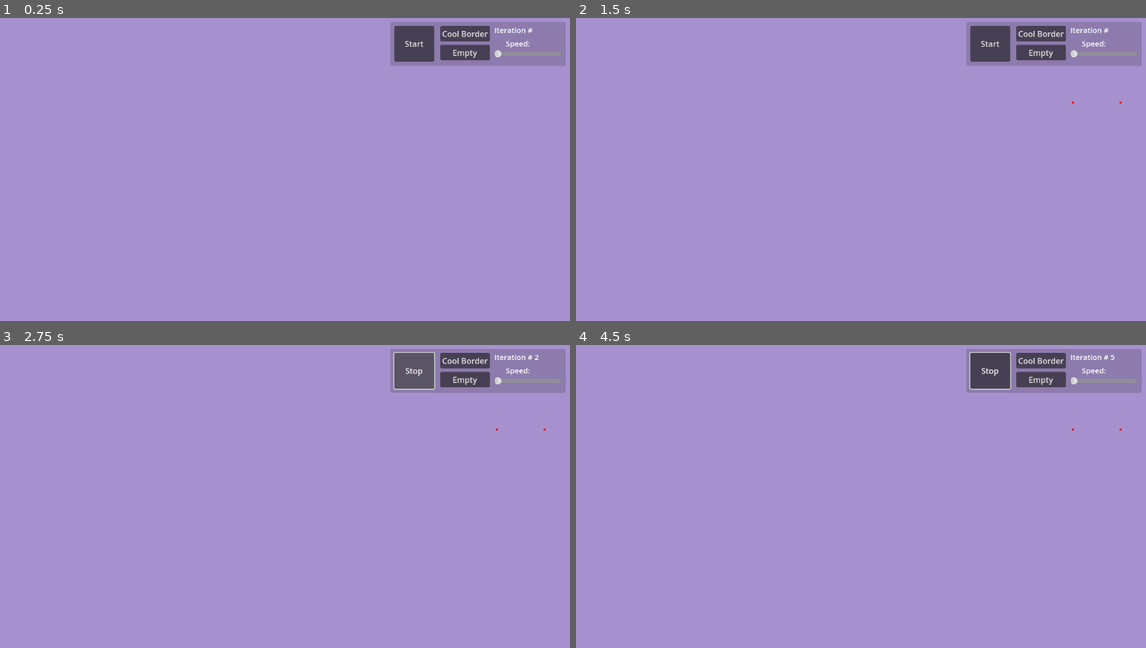
Above: before the commit, frames 1-4 (two rows, left to right).
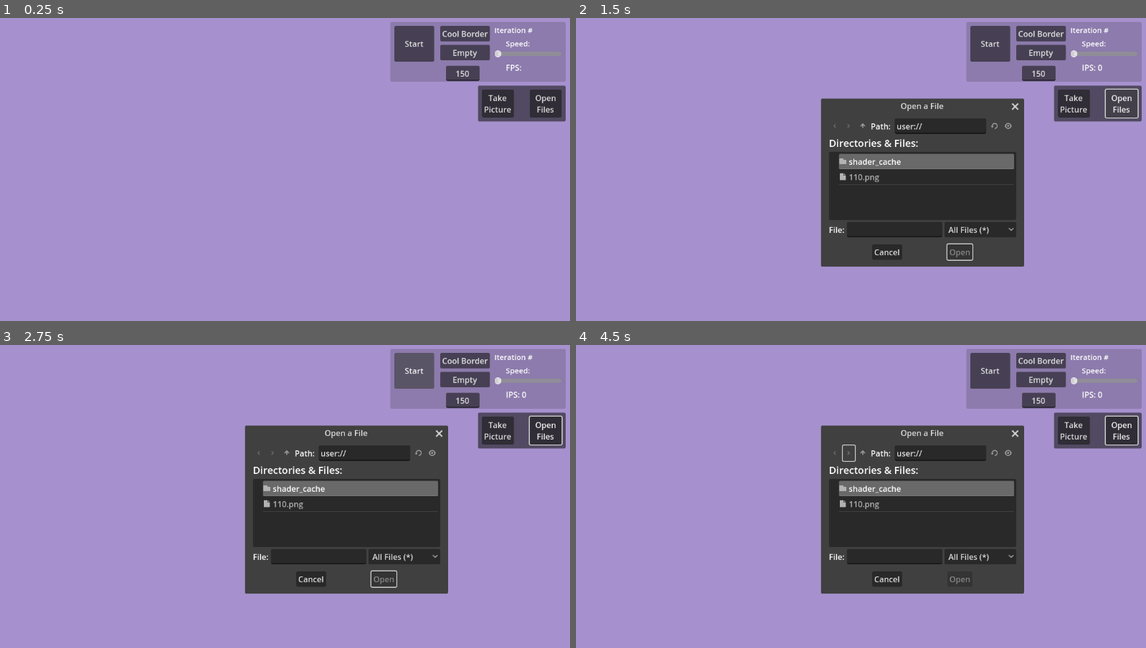
Above: after the commit, the same moments.

Repository: franticsauce/GodotGameOfLife
Game: Godot game, scene res://Universe.tscn
Two runs of this game, one before a commit and one after it. Both use one fixed random seed, a clock stepped at 60 frames per second and the inputs below.
Inputs (mouse positions are in pixels of both pictures, inside the frame that each line leads up to):
- Up to frame 1 (0.25 s): no input
- Up to frame 2 (1.5 s): click (1071, 102) at 0.5 s, where only the run after the commit has a clickable "Take Picture"; click (1123, 102) at 1.25 s, where only the run after the commit has a clickable "Open Files"
- Up to frame 3 (2.75 s): click "Start" at 2 s
- Up to frame 4 (4.5 s): click "Stop" (after the commit: "Start") at 2.75 s; click "Start" at 3.5 s; click (849, 454) at 4.27 s

The runs differ from the first frame. In frame 1, 3.5% of the frame differs, in the area x 68-100%, y 15-35%; in frame 2, 23%; in frame 3, 23%, in the area x 42-100%, y 2-83%; in frame 4, 23%.

Commit message:
Add files via upload

Diff:
--- a/Global.gd
+++ b/Global.gd
@@ -1,6 +1,8 @@
 extends Node
 
 var start_with_cool_border = false
+var world_x = 150
+var world_y = 150
 # Called when the node enters the scene tree for the first time.
 func _ready():
 	pass # Replace with function body.
--- a/Universe.gd
+++ b/Universe.gd
@@ -1,66 +1,195 @@
 extends Node2D
 
-var world_x = 150
-var world_y = 150
 var tile_map
+var tile_map2
 var storage_dict = {}
+var storage_dict2 = {}
 var iterations = 0
+var total_iterations = 0
 var iteration_label
 var mouse_on_button = false
-# Called when the node enters the scene tree for the first time.
+var step_timer
+var ips = 0
+var ips_timer
+var ips_label
+var thread : Thread
+var clear_thread : Thread
+var world_y = Global.world_y
+var world_x = Global.world_x
+var mean_snag = 0
+var mean_snag_count = 0
+
 func _ready():
-	var center_tile = Vector2i(world_x / 2, world_y / 2)
+	var path = ProjectSettings.globalize_path("user://")
+	randomize()
+	var center_tile = Vector2i(Global.world_x / 2, Global.world_y / 2)
 	var center_coord = $TileMap.map_to_local(center_tile)
-	print(center_coord)
 	$Camera2D.position = center_coord
+	ips_label = $CanvasLayer/FPSLabel
+	ips_timer = $IPSTimer
 	tile_map = $TileMap
+	tile_map2 = $TileMap
 	iteration_label = $CanvasLayer/IterationLabel
+	step_timer = $StepTimer
+	var setup_cursor = Vector2i.ZERO
+	$CanvasLayer/SizeField.text = str(Global.world_x)
 	var cursor = Vector2i.ZERO
 	if Global.start_with_cool_border == true:
 		draw_cool_border()
 
-func draw_cool_border():
-	#set the border
-	var border_cursor = Vector2i.ZERO
-	#top border
-	for x in world_x:
-		tile_map.set_cell(0,Vector2i(x, 1), 0, Vector2i.ZERO, 0)
-	#left border
-	for y in world_y:
-		tile_map.set_cell(0,Vector2i(1, y), 0, Vector2i.ZERO, 0)
-	#bottom border
-	for x in world_x:
-		tile_map.set_cell(0,Vector2i(x, world_y-1), 0, Vector2i.ZERO, 0)
-	#right border
-	for y in world_y:
-		tile_map.set_cell(0,Vector2i(world_x-1, y), 0, Vector2i.ZERO, 0)
-# Called every frame. 'delta' is the elapsed time since the previous frame.
+func _on_step_timer_timeout():
+#	check_cells() #first version, unthreaded, slightly slower
+	check_cells_threaded() #best method so far.
+#	check_cells_crispy() # the well written check loop that runs at half speed compared to the shitty one
+	clear_cells()
+
+func check_cells_threaded():
+	iterations += 1
+	total_iterations += 1
+	iteration_label.text = "Iteration # " + str(total_iterations)
+	#start thread to check bottom half
+	thread_tester()
+	#check top half
+	var step_cursor = Vector2i.ZERO
+	for y in Global.world_y / 2:
+		for x in Global.world_x:
+			#temp neighbor count for this cell. gets set at the end
+			var neighbor_count : int = 0
+			#check top left
+			if tile_map.get_cell_source_id(0, step_cursor + Vector2i(-1, -1), false) != -1:
+				neighbor_count += 1
+			#check top
+			if tile_map.get_cell_source_id(0, step_cursor + Vector2i(0, -1), false) != -1:
+				neighbor_count += 1
+			#check top right
+			if tile_map.get_cell_source_id(0, step_cursor + Vector2i(1, -1), false) != -1:
+				neighbor_count += 1
+			#check right
+			if tile_map.get_cell_source_id(0, step_cursor + Vector2i(1, 0), false) != -1:
+				neighbor_count += 1
+			#check bottom right
+			if tile_map.get_cell_source_id(0, step_cursor + Vector2i(1, 1), false) != -1:
+				neighbor_count += 1
+			#check bottom
+			if tile_map.get_cell_source_id(0, step_cursor + Vector2i(0, 1), false) != -1:
+				neighbor_count += 1
+			#check bottom left
+			if tile_map.get_cell_source_id(0, step_cursor + Vector2i(-1, 1), false) != -1:
+				neighbor_count += 1
+			#check left
+			if tile_map.get_cell_source_id(0, step_cursor + Vector2i(-1, 0), false) != -1:
+				neighbor_count += 1
+			storage_dict[step_cursor] = {"neighbors":neighbor_count}
+			step_cursor.x += 1
+		step_cursor.x = 0
+		step_cursor.y += 1
+
+
+func thread_tester():
+	thread = Thread.new()
+	if thread.is_alive():
+		return
+	thread.start(thread_activity.bind("userdata"), 1)
+
+func thread_activity(userdata):
+	var CODETIME = Time.get_ticks_msec()
+	var thread_cursor = Vector2i(0,(world_y/2))
+	for y in (world_y / 2):
+		for x in world_x:
+			#temp neighbor count for this cell. gets set at the end
+			var neighbor_count2 : int = 0
+			#check top left
+			if tile_map2.get_cell_source_id(0, thread_cursor + Vector2i(-1, -1), false) != -1:
+				neighbor_count2 += 1
+			#check top
+			if tile_map2.get_cell_source_id(0, thread_cursor + Vector2i(0, -1), false) != -1:
+				neighbor_count2 += 1
+			#check top right
+			if tile_map2.get_cell_source_id(0, thread_cursor + Vector2i(1, -1), false) != -1:
+				neighbor_count2 += 1
+			#check right
+			if tile_map2.get_cell_source_id(0, thread_cursor + Vector2i(1, 0), false) != -1:
+				neighbor_count2 += 1
+			#check bottom right
+			if tile_map2.get_cell_source_id(0, thread_cursor + Vector2i(1, 1), false) != -1:
+				neighbor_count2 += 1
+			#check bottom
+			if tile_map2.get_cell_source_id(0, thread_cursor + Vector2i(0, 1), false) != -1:
+				neighbor_count2 += 1
+			#check bottom left
+			if tile_map2.get_cell_source_id(0, thread_cursor + Vector2i(-1, 1), false) != -1:
+				neighbor_count2 += 1
+			#check left
+			if tile_map2.get_cell_source_id(0, thread_cursor + Vector2i(-1, 0), false) != -1:
+				neighbor_count2 += 1
+			storage_dict2[thread_cursor] = {"neighbors":neighbor_count2}
+			thread_cursor.x += 1
+		thread_cursor.x = 0
+		thread_cursor.y += 1
+	mean_snag = mean_snag + Time.get_ticks_msec()-CODETIME
+	mean_snag_count += 1
+	if mean_snag_count >= 100:
+		var new_mean = mean_snag / 100
+		print("Bottom half thread averaging " + str(new_mean) + "ms")
+		mean_snag = 0
+		mean_snag_count = 0
+
+func clear_cells():
+	thread.wait_to_finish()
+#	storage_dict.merge(storage_dict2) - checking everything in one fuction seems to be faster than merging?
+#	clear_bottom_thread() #trying to add a thread to the clearing function would constantly crash after 5-20 iterations
+	var kill_cursor = Vector2i.ZERO
+	var kill_cursor2 = Vector2i(0, (world_y / 2))
+	for y in world_y / 2:
+		for x in world_x:
+			var num_neighbors = storage_dict[kill_cursor].get('neighbors')
+			if tile_map.get_cell_source_id(0, kill_cursor, false) != -1  && num_neighbors < 2:
+				set_cell(false,kill_cursor)
+			elif tile_map.get_cell_source_id(0, kill_cursor, false) != -1  && num_neighbors > 3:
+				set_cell(false,kill_cursor)
+			elif tile_map.get_cell_source_id(0, kill_cursor, false) == -1  && num_neighbors == 3:
+				set_cell(true,kill_cursor)
+			kill_cursor.x += 1
+		kill_cursor.x = 0
+		kill_cursor.y += 1
+	for y in (world_y / 2):
+		for x in world_x:
+			var num_neighbors2 = storage_dict2[kill_cursor2].get('neighbors')
+			if tile_map2.get_cell_source_id(0, kill_cursor2, false) != -1  && num_neighbors2 < 2:
+				set_cell(false, kill_cursor2)
+			elif tile_map2.get_cell_source_id(0, kill_cursor2, false) != -1  && num_neighbors2 > 3:
+				set_cell(false, kill_cursor2)
+			elif tile_map2.get_cell_source_id(0, kill_cursor2, false) == -1  && num_neighbors2 == 3:
+				set_cell(true, kill_cursor2)
+			kill_cursor2.x += 1
+		kill_cursor2.x = 0
+		kill_cursor2.y += 1
+#	clear_thread.wait_to_finish()
+
+func set_cell(is_on, position):
+	if position.x > world_x || position.y > world_y:
+		return
+	if is_on:
+		tile_map.set_cell(0,position, 0, Vector2i.ZERO, 0)
+	elif !is_on:
+		tile_map.set_cell(0,position, -1, Vector2i.ZERO, 0)
+
+func _on_ips_timer_timeout():
+	ips = iterations
+	ips_label.text = "IPS: " + str(ips)
+	iterations = 0
+
 func _physics_process(delta):
-	if Input.is_action_just_pressed("ui_accept"):
-		if $StepTimer.is_stopped():
-			$StepTimer.start()
-#			check_cells()
-#			clear_cells()
-		elif !$StepTimer.is_stopped():
-			$StepTimer.stop()
-	if Input.is_action_just_pressed("click") && mouse_on_button == false:
-		if $StepTimer.is_stopped():
+	if Input.is_action_pressed("click") && mouse_on_button == false:
+		if step_timer.is_stopped():
 			var global_mouse = get_global_mouse_position()
 			var cell_mouse = tile_map.local_to_map(global_mouse)
 			if tile_map.get_cell_tile_data(0,cell_mouse,false) == null:
-				tile_map.set_cell(0,Vector2i(cell_mouse.x, cell_mouse.y), 0, Vector2i.ZERO, 0)
-#				cell_check.set_custom_data("on", true)
+				set_cell(true, cell_mouse)
 				return
 			if tile_map.get_cell_tile_data(0,cell_mouse, false) != null:
-				tile_map.set_cell(0,Vector2i(cell_mouse.x, cell_mouse.y), -1, Vector2i.ZERO, 0)
-#				cell_check.set_custom_data("on", false)
+				set_cell(false, cell_mouse)
 				return
-	if Input.is_action_just_pressed("faster"):
-		$StepTimer.wait_time -= .05
-		$CanvasLayer/SpeedLabel.text = "Speed: "+ str($StepTimer.wait_time)
-	if Input.is_action_just_pressed("slower"):
-		$StepTimer.wait_time += .05
-		$CanvasLayer/SpeedLabel.text = "Speed: "+ str($StepTimer.wait_time)
 
 func _unhandled_input(event):
 	if event is InputEventMouseButton:
@@ -74,99 +203,147 @@
 				$Camera2D.position = get_global_mouse_position()
 			# call the zoom function
 
+# the unused old checking functions
+func check_cells_crispy():
+	#this much more well written check cells function runs at about half the speed as the crusty one
+	iterations += 1
+	total_iterations += 1
+	iteration_label.text = "Iteration # " + str(total_iterations)
+	var step_cursor = Vector2i.ZERO
+	for i in Global.world_y:
+		for o in Global.world_x:
+			var neighbor_count = 0
+			for x in range(-1, 2):
+				for y in range(-1, 2):
+					if not (x == 0 and y == 0):
+						if tile_map.get_cell_source_id(0, step_cursor + Vector2i(x, y), false) != -1:
+							neighbor_count += 1
+					storage_dict[step_cursor] = {"neighbors":neighbor_count}
+			step_cursor.x += 1
+		step_cursor.x = 0
+		step_cursor.y += 1
+
 func check_cells():
 	iterations += 1
-	iteration_label.text = "Iteration # " + str(iterations)
+	total_iterations += 1
+	iteration_label.text = "Iteration # " + str(total_iterations)
 	var step_cursor = Vector2i.ZERO
-	for y in world_y:
-		for x in world_x:
+	for y in Global.world_y:
+		for x in Global.world_x:
 			#temp neighbor count for this cell. gets set at the end
 			var neighbor_count : int = 0
 			#check top left
-			var search_cursor_tl =  step_cursor + Vector2i(-1, -1)
-			if tile_map.get_cell_tile_data(0, search_cursor_tl, false) != null:
+			if tile_map.get_cell_source_id(0, step_cursor + Vector2i(-1, -1), false) != -1:
 				neighbor_count += 1
 			#check top
-			var search_cursor_t =  step_cursor + Vector2i(0, -1)
-			if tile_map.get_cell_tile_data(0, search_cursor_t, false) != null:
+			if tile_map.get_cell_source_id(0, step_cursor + Vector2i(0, -1), false) != -1:
 				neighbor_count += 1
 			#check top right
-			var search_cursor_tr =  step_cursor + Vector2i(1, -1)
-			if tile_map.get_cell_tile_data(0, search_cursor_tr, false) != null:
+			if tile_map.get_cell_source_id(0, step_cursor + Vector2i(1, -1), false) != -1:
 				neighbor_count += 1
 			#check right
-			var search_cursor_r =  step_cursor + Vector2i(1, 0)
-			if tile_map.get_cell_tile_data(0, search_cursor_r, false) != null:
+			if tile_map.get_cell_source_id(0, step_cursor + Vector2i(1, 0), false) != -1:
 				neighbor_count += 1
 			#check bottom right
-			var search_cursor_br =  step_cursor + Vector2i(1, 1)
-			if tile_map.get_cell_tile_data(0, search_cursor_br, false) != null:
+			if tile_map.get_cell_source_id(0, step_cursor + Vector2i(1, 1), false) != -1:
 				neighbor_count += 1
 			#check bottom
-			var search_cursor_b =  step_cursor + Vector2i(0, 1)
-			if tile_map.get_cell_tile_data(0, search_cursor_b, false) != null:
+			if tile_map.get_cell_source_id(0, step_cursor + Vector2i(0, 1), false) != -1:
 				neighbor_count += 1
 			#check bottom left
-			var search_cursor_bl =  step_cursor + Vector2i(-1, 1)
-			if tile_map.get_cell_tile_data(0, search_cursor_bl, false) != null:
+			if tile_map.get_cell_source_id(0, step_cursor + Vector2i(-1, 1), false) != -1:
 				neighbor_count += 1
 			#check left
-			var search_cursor_l =  step_cursor + Vector2i(-1, 0)
-			if tile_map.get_cell_tile_data(0, search_cursor_l, false) != null:
+			if tile_map.get_cell_source_id(0, step_cursor + Vector2i(-1, 0), false) != -1:
 				neighbor_count += 1
 			storage_dict[step_cursor] = {"neighbors":neighbor_count}
 			step_cursor.x += 1
 		step_cursor.x = 0
 		step_cursor.y += 1
 
-func _on_step_timer_timeout():
-	check_cells()
-	clear_cells()
-
-func clear_cells():
-	var kill_cursor = Vector2i.ZERO
-	for y in world_y:
+func draw_cool_border():
+	var border_cursor = Vector2i.ZERO
+	#top border
+	for x in Global.world_x:
+		set_cell(true, Vector2i(x, 1))
+#		tile_map.set_cell(0,Vector2i(x, 1), 0, Vector2i.ZERO, 0)
+	#left border
+	for y in Global.world_y:
+		set_cell(true, Vector2i(1, y))
+#		tile_map.set_cell(0,Vector2i(1, y), 0, Vector2i.ZERO, 0)
+	#bottom border
+	for x in Global.world_x:
+		set_cell(true, Vector2i(x, Global.world_y-1))
+#		tile_map.set_cell(0,Vector2i(x, Global.world_y-1), 0, Vector2i.ZERO, 0)
+	#right border
+	for y in Global.world_y:
+		set_cell(true, Vector2i(Global.world_x-1, y))
+#		tile_map.set_cell(0,Vector2i(Global.world_x-1, y), 0, Vector2i.ZERO, 0)
+
+#--- these are the fuctions for the threading of the clearing method, didn't work.
+func clear_bottom_thread():
+	clear_thread = Thread.new()
+	if clear_thread.is_alive():
+		return
+	clear_thread.start(clear_cells_bottom.bind("funky"), 1)
+
+func clear_cells_bottom(userdata):
+	var kill_cursor2 = Vector2i(0, (world_y / 2) + 1)
+	for y in (world_y / 2):
 		for x in world_x:
-			var num_neighbors = storage_dict[kill_cursor].get('neighbors')
-			if $TileMap.get_cell_tile_data(0,kill_cursor, false) != null  && num_neighbors < 2:
-				tile_map.set_cell(0,kill_cursor, -1, Vector2i.ZERO,0)
-			elif $TileMap.get_cell_tile_data(0,kill_cursor, false) != null  && num_neighbors > 3:
-				tile_map.set_cell(0,kill_cursor, -1, Vector2i.ZERO,0)
-			elif $TileMap.get_cell_tile_data(0,kill_cursor, false) == null  && num_neighbors == 3:
-				tile_map.set_cell(0,kill_cursor, 0, Vector2i.ZERO,0)
-			kill_cursor.x += 1
-		kill_cursor.x = 0
-		kill_cursor.y += 1
-	storage_dict.clear()
-
-
-
+			var num_neighbors2 = storage_dict2[kill_cursor2].get('neighbors')
+			if tile_map2.get_cell_source_id(0, kill_cursor2, false) != -1  && num_neighbors2 < 2:
+				set_cell(false, kill_cursor2)
+			elif tile_map2.get_cell_source_id(0, kill_cursor2, false) != -1  && num_neighbors2 > 3:
+				set_cell(false, kill_cursor2)
+			elif tile_map2.get_cell_source_id(0, kill_cursor2, false) == -1  && num_neighbors2 == 3:
+				set_cell(true, kill_cursor2)
+			kill_cursor2.x += 1
+		kill_cursor2.x = 0
+		kill_cursor2.y += 1
+
+
+# UI stuff
 func _on_border_button_pressed():
 	Global.start_with_cool_border = true
 	get_tree().reload_current_scene()
 
-
 func _on_empty_button_pressed():
 	Global.start_with_cool_border = false
 	get_tree().reload_current_scene()
 
-
 func _on_run_button_pressed():
 	if $StepTimer.is_stopped():
 		$StepTimer.start()
+		ips_timer.start()
 		$CanvasLayer/RunButton.text = "Stop"
 	elif !$StepTimer.is_stopped():
 		$StepTimer.stop()
+		ips_timer.stop()
 		$CanvasLayer/RunButton.text = "Start"
 
 func _on_h_slider_value_changed(value):
 	$StepTimer.wait_time = value
 	$CanvasLayer/SpeedLabel.text = "Speed: " + str($StepTimer.wait_time)
 
-
 func _on_panel_mouse_entered():
 	mouse_on_button = true
 
-
 func _on_panel_mouse_exited():
 	mouse_on_button = false
+
+func _on_size_field_text_submitted(new_text):
+	var new_size = new_text.to_int()
+	Global.world_x = new_size
+	Global.world_y = new_size
+	get_tree().reload_current_scene()
+
+func _on_cam_button_pressed():
+	var image = get_viewport().get_texture().get_image()
+	image.save_png("user://" + str(int(randf_range(1,500))) + ".png")
+
+func _on_file_button_pressed():
+	$CanvasLayer/CamPanel/FileDialog.visible = true
+
+func _on_file_dialog_confirmed():
+	OS.shell_open($CanvasLayer/CamPanel/FileDialog.current_path)
--- a/Universe.tscn
+++ b/Universe.tscn
@@ -1,7 +1,10 @@
-[gd_scene load_steps=5 format=3 uid="uid://dt68pxdrodbkw"]
+[gd_scene load_steps=6 format=3 uid="uid://dt68pxdrodbkw"]
 
 [ext_resource type="Script" path="res://Universe.gd" id="1_b6vjw"]
 [ext_resource type="Texture2D" uid="uid://bdh0q673o0lwq" path="res://teenyred.jpg" id="2_u3ef2"]
+
+[sub_resource type="TileMapPattern" id="TileMapPattern_t8j0j"]
+tile_data = PackedInt32Array(0, 0, 0, 1, 0, 0, 65537, 0, 0, 131073, 0, 0, 65538, 0, 0)
 
 [sub_resource type="TileSetAtlasSource" id="TileSetAtlasSource_8k0ta"]
 texture = ExtResource("2_u3ef2")
@@ -12,6 +15,7 @@
 [sub_resource type="TileSet" id="TileSet_ueimy"]
 tile_size = Vector2i(1, 1)
 sources/0 = SubResource("TileSetAtlasSource_8k0ta")
+pattern_0 = SubResource("TileMapPattern_t8j0j")
 
 [node name="Universe" type="Node2D"]
 script = ExtResource("1_b6vjw")
@@ -23,6 +27,7 @@
 
 [node name="Camera2D" type="Camera2D" parent="."]
 position = Vector2(82, 47)
+ignore_rotation = false
 zoom = Vector2(4, 4)
 limit_left = 0
 limit_top = 0
@@ -37,7 +42,7 @@
 offset_left = 784.0
 offset_top = 8.0
 offset_right = 1136.0
-offset_bottom = 96.0
+offset_bottom = 128.0
 mouse_force_pass_scroll_events = false
 
 [node name="IterationLabel" type="Label" parent="CanvasLayer"]
@@ -75,7 +80,6 @@
 offset_top = 16.0
 offset_right = 872.0
 offset_bottom = 88.0
-focus_mode = 1
 mouse_force_pass_scroll_events = false
 text = "Start"
 
@@ -86,11 +90,77 @@
 offset_right = 1264.0
 offset_bottom = 96.0
 rotation = -3.14159
-min_value = 0.1
+min_value = 0.025
 max_value = 0.3
-step = 0.05
+step = 0.025
 value = 0.3
 ticks_on_borders = true
+
+[node name="SizeField" type="LineEdit" parent="CanvasLayer"]
+offset_left = 896.0
+offset_top = 96.0
+offset_right = 963.063
+offset_bottom = 127.0
+text = "150"
+alignment = 1
+
+[node name="FPSLabel" type="Label" parent="CanvasLayer"]
+offset_left = 1016.0
+offset_top = 88.0
+offset_right = 1128.0
+offset_bottom = 111.0
+text = "FPS:"
+
+[node name="CamPanel" type="Panel" parent="CanvasLayer"]
+offset_left = 960.0
+offset_top = 136.0
+offset_right = 1136.0
+offset_bottom = 208.0
+
+[node name="CamButton" type="Button" parent="CanvasLayer/CamPanel"]
+layout_mode = 0
+offset_left = 8.0
+offset_top = 8.0
+offset_right = 72.0
+offset_bottom = 64.0
+text = "Take
+Picture"
+
+[node name="FileButton" type="Button" parent="CanvasLayer/CamPanel"]
+layout_mode = 0
+offset_left = 104.0
+offset_top = 8.0
+offset_right = 168.0
+offset_bottom = 64.0
+text = "Open
+Files"
+
+[node name="FileDialog" type="FileDialog" parent="CanvasLayer/CamPanel"]
+title = "Open a File"
+position = Vector2i(500, 194)
+size = Vector2i(392, 300)
+ok_button_text = "Open"
+file_mode = 0
+access = 1
+
+[node name="Panel2" type="Panel" parent="CanvasLayer"]
+visible = false
+z_index = 5
+offset_left = 840.0
+offset_top = 232.0
+offset_right = 1144.0
+offset_bottom = 640.0
+
+[node name="TextEdit" type="TextEdit" parent="CanvasLayer/Panel2"]
+layout_mode = 0
+offset_left = 8.0
+offset_top = 8.0
+offset_right = 296.0
+offset_bottom = 400.0
+editable = false
+
+[node name="IPSTimer" type="Timer" parent="."]
+autostart = true
 
 [connection signal="timeout" from="StepTimer" to="." method="_on_step_timer_timeout"]
 [connection signal="mouse_entered" from="CanvasLayer/Panel" to="." method="_on_panel_mouse_entered"]
@@ -99,3 +169,8 @@
 [connection signal="pressed" from="CanvasLayer/EmptyButton" to="." method="_on_empty_button_pressed"]
 [connection signal="pressed" from="CanvasLayer/RunButton" to="." method="_on_run_button_pressed"]
 [connection signal="value_changed" from="CanvasLayer/HSlider" to="." method="_on_h_slider_value_changed"]
+[connection signal="text_submitted" from="CanvasLayer/SizeField" to="." method="_on_size_field_text_submitted"]
+[connection signal="pressed" from="CanvasLayer/CamPanel/CamButton" to="." method="_on_cam_button_pressed"]
+[connection signal="pressed" from="CanvasLayer/CamPanel/FileButton" to="." method="_on_file_button_pressed"]
+[connection signal="confirmed" from="CanvasLayer/CamPanel/FileDialog" to="." method="_on_file_dialog_confirmed"]
+[connection signal="timeout" from="IPSTimer" to="." method="_on_ips_timer_timeout"]
--- a/project.godot
+++ b/project.godot
@@ -50,6 +50,11 @@
 "events": [Object(InputEventKey,"resource_local_to_scene":false,"resource_name":"","device":-1,"window_id":0,"alt_pressed":false,"shift_pressed":false,"ctrl_pressed":false,"meta_pressed":false,"pressed":false,"keycode":0,"physical_keycode":45,"key_label":0,"unicode":45,"echo":false,"script":null)
 ]
 }
+right_click={
+"deadzone": 0.5,
+"events": [Object(InputEventMouseButton,"resource_local_to_scene":false,"resource_name":"","device":-1,"window_id":0,"alt_pressed":false,"shift_pressed":false,"ctrl_pressed":false,"meta_pressed":false,"button_mask":0,"position":Vector2(0, 0),"global_position":Vector2(0, 0),"factor":1.0,"button_index":2,"pressed":false,"double_click":false,"script":null)
+]
+}
 
 [rendering]
 
Not shown, changed: teenyred.jpg.import
